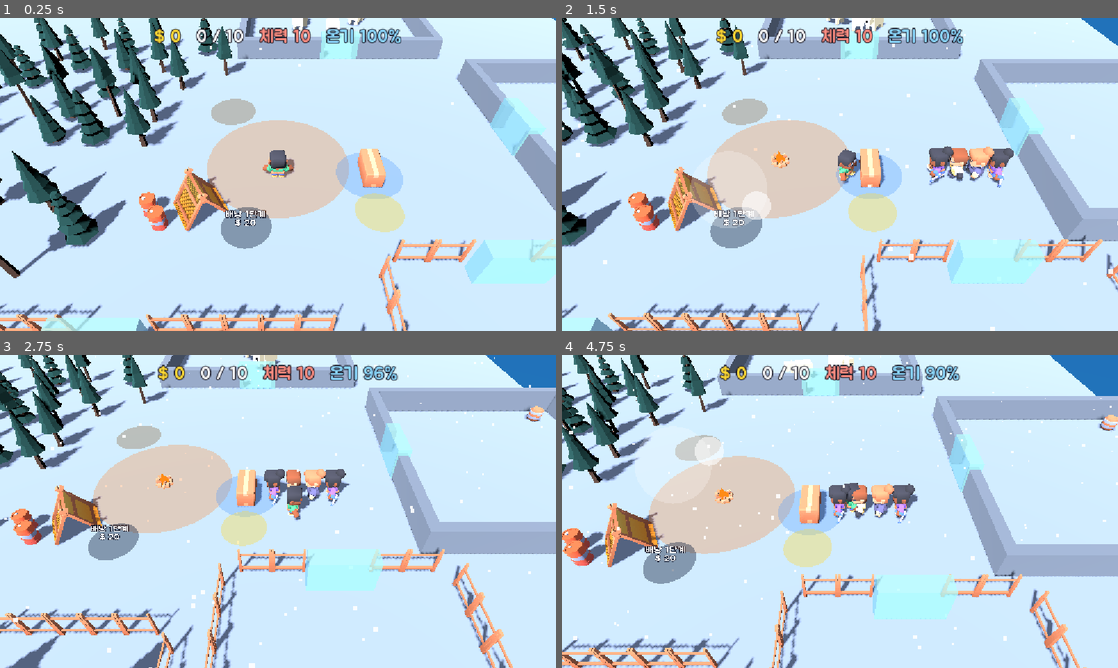
Above: before the commit, frames 1-4 (two rows, left to right).
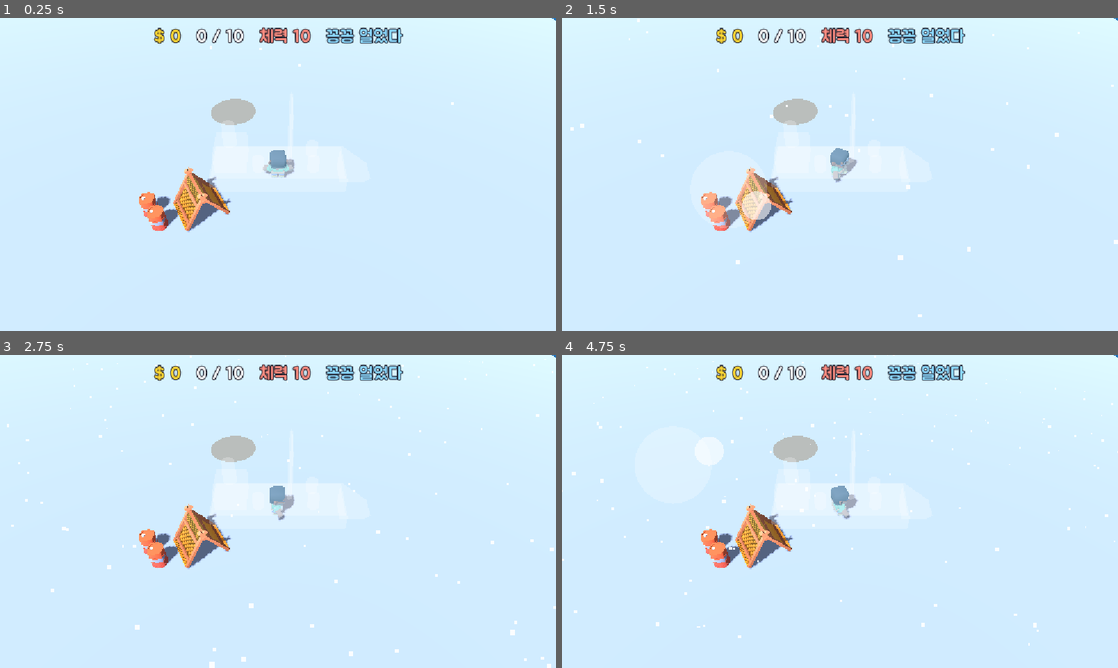
Above: after the commit, the same moments.

Repository: kimpro4214/FrostCamp
Game: Godot game, scene res://frost_camp/scenes/main.tscn
Same seed, same stepped clock (60 frames per second), same inputs: the game is played once before the commit and once after it.
Inputs (mouse positions are in pixels of both pictures, inside the frame that each line leads up to):
- Up to frame 1 (0.25 s): no input
- Up to frame 2 (1.5 s): move the mouse to (962, 158) at 0.52 s; hold D 0.53-1.25 s; click (962, 158) at 0.67 s; drag from (728, 190) to (812, 237) at 1.27 s
- Up to frame 3 (2.75 s): move the mouse to (333, 442) at 2.02 s; hold D from 2.03 s (still down)
- Up to frame 4 (4.75 s): release D at 2.75 s; drag from (812, 574) to (673, 464) at 2.77 s; move the mouse to (1006, 558) at 3.52 s; hold A 3.53-4.25 s; drag from (673, 464) to (756, 433) at 4.27 s

The runs differ from the first frame. In frame 1, 32% of the frame differs, in the area x 0-100%, y 0-100%; in frame 2, 35%; in frame 3, 36%; in frame 4, 36%.
Error after the commit: Invalid access to property or key 'meat_pile' on a base object of type 'Dictionary'. (res://frost_camp/sim/frost_sim.gd:81)

Commit message:
feat: 프로스트 캠프 사냥꾼과 고기 적치장 규칙 추가(운반꾼은 두 적치장을 오감)

Diff:
--- a/frost_camp/sim/frost_sim.gd
+++ b/frost_camp/sim/frost_sim.gd
@@ -41,6 +41,10 @@
 ## 기지 시설들의 체력(판매대, 적치장). 판매대는 stall.structure로도 닿는다.
 var structures: Array[Structure] = []
 var woodpile_structure: Structure
+## 사냥꾼이 쌓아 두고 운반꾼·플레이어가 가져가는 고기 적치장. 서식지를 열어야 쓴다.
+var meat_pile := 0
+var meat_pile_pos: Vector2
+var meat_pile_structure: Structure
 var worker_spawn: Vector2
 ## 쇄빙선이 정박한 곳(연출용)
 var ship_pos: Vector2
@@ -63,8 +67,9 @@
 ## 곰 늘리기 구매로 서식지에 더 나올 곰 자리. 앞에서부터 쓴다.
 var extra_bear_spots: Array[Vector2] = []
 var _bear_area: Rect2
-var _fighting_bear := -1
-var _fighting_raider := -1
+## 이번 프레임에 누군가와 싸운 곰들(번호 → true). 싸우는 곰은 배회하거나 걸어가지 않는다.
+var _fighting_bears := {}
+var _fighting_raiders := {}
 
 
 func _init(balance_data: Dictionary, layout: Dictionary, seed_value: int = 1) -> void:
@@ -73,6 +78,7 @@
 	player = SimAgent.new(
 		_vec(layout.player_start), int(balance.player.stack_capacity), float(balance.player.hp))
 	woodpile_pos = _vec(layout.woodpile)
+	meat_pile_pos = _vec(layout.meat_pile)
 	worker_spawn = _vec(layout.worker_spawn)
 	ship_pos = _vec(layout.ship)
 	for p in layout.trees:
@@ -110,6 +116,8 @@
 	conveyor = Conveyor.new(belt_points, balance.conveyor)
 	conveyor.structure = _add_structure("conveyor", _vec(layout.conveyor.pos), _vec(layout.conveyor.repair_pos))
 	conveyor.structure.unlock = "conveyor"
+	meat_pile_structure = _add_structure("meat_pile", meat_pile_pos, _vec(layout.meat_pile_repair))
+	meat_pile_structure.unlock = "habitat"
 	var spawns: Array[Vector2] = []
 	for p in layout.raid_spawns:
 		spawns.append(_vec(p))
@@ -204,6 +212,8 @@
 	if won:
 		return
 	time += delta
+	_fighting_bears.clear()
+	_fighting_raiders.clear()
 	for tree in trees:
 		tree.tick(delta)
 	for stall in stalls:
@@ -211,13 +221,10 @@
 			stall.tick(delta)
 	_tick_conveyor(delta)
 	_tick_unload(player, delta)
-	_tick_pile_take(player, delta)
+	_tick_pile_take(player, delta, "log")
+	_tick_pile_take(player, delta, "meat")
 	_tick_chop(player, delta, stats.axe_damage)
 	_tick_fight(player, delta)
-	for i in bears.size():
-		bears[i].tick(delta, i == _fighting_bear, rng)
-	_tick_raid(delta)
-	_tick_towers(delta)
 	_tick_collect_cash(player)
 	_tick_purchase(player, delta)
 	_tick_cold(player, delta, stats.cold_drain)
@@ -227,12 +234,20 @@
 		match worker.role:
 			"lumberjack":
 				_tick_chop(worker, delta, worker.damage)
-				_tick_pile_drop(worker, delta)
+				_tick_pile_drop(worker, delta, "log")
+			"hunter":
+				_tick_fight(worker, delta)
+				_tick_pile_drop(worker, delta, "meat")
 			"porter":
-				_tick_pile_take(worker, delta)
+				_tick_pile_take(worker, delta, worker.carry_item)
 				_tick_unload(worker, delta)
 			"cashier":
 				_tick_collect_cash(worker)
+	# 싸우는 곰은 이번 프레임에 싸운 모든 사람(플레이어, 사냥꾼)을 본 뒤에 움직인다.
+	for i in bears.size():
+		bears[i].tick(delta, _fighting_bears.has(i), rng)
+	_tick_raid(delta)
+	_tick_towers(delta)
 
 
 func _tick_unload(agent: SimAgent, delta: float) -> void:
@@ -265,37 +280,62 @@
 		tree_felled.emit(index, agent)
 
 
-## 적치장 근처에서 원목을 하나씩 내려놓는다(벌목꾼).
-func _tick_pile_drop(agent: SimAgent, delta: float) -> void:
-	if woodpile_structure.is_broken() or agent.pos.distance_to(woodpile_pos) > float(balance.interact.pile_radius) or not agent.stack.items.has("log"):
+## 적치장 개수. item은 "log"(원목 적치장) 또는 "meat"(고기 적치장).
+func pile_count(item: String) -> int:
+	return woodpile if item == "log" else meat_pile
+
+
+func pile_pos(item: String) -> Vector2:
+	return woodpile_pos if item == "log" else meat_pile_pos
+
+
+func pile_structure(item: String) -> Structure:
+	return woodpile_structure if item == "log" else meat_pile_structure
+
+
+## 쓸 수 있는 적치장인가(부서지지 않았고 열려 있다).
+func is_pile_open(item: String) -> bool:
+	var structure := pile_structure(item)
+	return not structure.is_broken() and (structure.unlock == "" or unlocked.has(structure.unlock))
+
+
+func _change_pile(item: String, amount: int) -> void:
+	if item == "log":
+		woodpile += amount
+	else:
+		meat_pile += amount
+
+
+## 적치장 근처에서 그 품목을 하나씩 내려놓는다(벌목꾼은 원목, 사냥꾼은 고기).
+func _tick_pile_drop(agent: SimAgent, delta: float, item: String) -> void:
+	if not is_pile_open(item) or agent.pos.distance_to(pile_pos(item)) > float(balance.interact.pile_radius) or not agent.stack.items.has(item):
 		agent.unload_timer = 0.0
 		return
 	agent.unload_timer += delta
 	if agent.unload_timer >= float(balance.stall.unload_interval):
 		agent.unload_timer = 0.0
-		agent.stack.take("log")
-		woodpile += 1
-
-
-## 적치장 근처에서 원목을 하나씩 집어 든다(운반꾼, 플레이어).
-func _tick_pile_take(agent: SimAgent, delta: float) -> void:
-	if woodpile_structure.is_broken() or agent.pos.distance_to(woodpile_pos) > float(balance.interact.pile_radius) or woodpile == 0 or agent.stack.free_space() == 0:
-		agent.pickup_timer = 0.0
+		agent.stack.take(item)
+		_change_pile(item, 1)
+
+
+## 적치장 근처에서 그 품목을 하나씩 집어 든다(운반꾼, 플레이어).
+func _tick_pile_take(agent: SimAgent, delta: float, item: String) -> void:
+	if not is_pile_open(item) or agent.pos.distance_to(pile_pos(item)) > float(balance.interact.pile_radius) or pile_count(item) == 0 or agent.stack.free_space() == 0:
+		if agent.pos.distance_to(pile_pos(item)) <= float(balance.interact.pile_radius):
+			agent.pickup_timer = 0.0
 		return
 	agent.pickup_timer += delta
 	if agent.pickup_timer >= float(balance.stall.unload_interval):
 		agent.pickup_timer = 0.0
-		woodpile -= 1
-		agent.stack.push("log")
-
-
-## 곰(서식지 곰이나 습격 곰) 근처에 가면 가까운 쪽과 자동으로 싸운다.
+		_change_pile(item, -1)
+		agent.stack.push(item)
+
+
+## 곰(서식지 곰이나 습격 곰) 근처에 가면 가까운 쪽과 자동으로 싸운다. 플레이어와 사냥꾼이 같은 규칙을 쓴다.
 ## 곰도 반격하고, 체력이 0이 되면 잠시 멍해진다(죽지 않는다).
-## 서식지 곰은 고기를 담을 자리가 있어야 싸우지만, 습격 곰은 자리가 없어도 막는다(현상금은 돈으로 받는다).
+## 서식지 곰은 고기를 담을 자리가 있어야 싸우지만, 습격 곰은 자리가 없어도 막는다.
 func _tick_fight(agent: SimAgent, delta: float) -> void:
 	var config: Dictionary = balance.bear
-	_fighting_bear = -1
-	_fighting_raider = -1
 	if agent.dazed_left > 0.0:
 		agent.dazed_left -= delta
 		if agent.dazed_left <= 0.0:
@@ -316,8 +356,11 @@
 		agent.hp = minf(agent.hp + float(balance.player.hp_regen) * delta, agent.max_hp)
 		return
 	var enemy = raid.bears[raider_index] if raider_index != -1 else bears[bear_index]
-	_fighting_bear = bear_index
-	_fighting_raider = raider_index
+	if raider_index != -1:
+		_fighting_raiders[raider_index] = true
+	else:
+		_fighting_bears[bear_index] = true
+	var damage: int = agent.damage if agent is Worker else stats.harpoon_damage
 	agent.attack_timer += delta
 	if agent.attack_timer >= float(balance.player.harpoon_interval):
 		agent.attack_timer = 0.0
@@ -325,17 +368,17 @@
 			raider_hit.emit(raider_index, agent)
 		else:
 			bear_hit.emit(bear_index, agent)
-		if enemy.take_hit(stats.harpoon_damage):
+		if enemy.take_hit(damage):
 			bears_killed += 1
 			if raider_index != -1:
+				_fighting_raiders.erase(raider_index)
 				_reward_raider_kill(agent)
 				raider_killed.emit(raider_index, agent)
 			else:
+				_fighting_bears.erase(bear_index)
 				for i in int(config.meat_dropped):
 					agent.stack.push("meat")
 				bear_killed.emit(bear_index, agent)
-			_fighting_bear = -1
-			_fighting_raider = -1
 			return
 	enemy.attack_timer += delta
 	if enemy.attack_timer >= float(config.attack_interval):
@@ -370,7 +413,7 @@
 	var config: Dictionary = balance.raid
 	for i in raid.bears.size():
 		var bear := raid.bears[i]
-		if not bear.is_alive() or i == _fighting_raider:
+		if not bear.is_alive() or _fighting_raiders.has(i):
 			continue
 		if bear.target == -1 or not is_structure_standing(bear.target):
 			bear.target = _nearest_standing_structure(bear.pos)
--- a/frost_camp/sim/worker.gd
+++ b/frost_camp/sim/worker.gd
@@ -1,6 +1,6 @@
 class_name Worker
 extends SimAgent
-## 고용한 일꾼. 역할(lumberjack, porter, cashier)에 따라 worker_brain이 목표를 정한다.
+## 고용한 일꾼. 역할(lumberjack, hunter, porter, cashier)에 따라 worker_brain이 목표를 정한다.
 ## 플레이어처럼 위치는 바깥이 옮기고, 근접 규칙은 sim이 판정한다.
 
 var role: String
@@ -12,10 +12,12 @@
 var delivering := false
 ## 전담 판매대 번호(계산원). -1이면 돈이 가장 많이 쌓인 판매대를 돌아다닌다.
 var stall := -1
+## 운반꾼이 이번에 나르는 품목("log" 또는 "meat")
+var carry_item := "log"
 
 
 func _init(worker_role: String, start_pos: Vector2, config: Dictionary) -> void:
-	super(start_pos, int(config.get("capacity", 0)), 1.0)
+	super(start_pos, int(config.get("capacity", 0)), float(config.get("hp", 1.0)))
 	role = worker_role
 	speed = float(config.speed)
 	damage = int(config.get("damage", 0))
--- a/frost_camp/sim/worker_brain.gd
+++ b/frost_camp/sim/worker_brain.gd
@@ -2,7 +2,7 @@
 extends RefCounted
 ## 일꾼의 다음 목표를 정한다. 게임(길찾기)과 봇(직선 이동)이 같은 목표를 따라간다.
 
-const STOP := {"tree": 1.0, "pile": 0.8, "stall": 1.0, "cash": 0.4, "idle": 0.3}
+const STOP := {"tree": 1.0, "bear": 1.0, "pile": 0.8, "stall": 1.0, "cash": 0.4, "idle": 0.3}
 
 
 static func choose(sim: FrostSim, worker: Worker) -> Dictionary:
@@ -11,6 +11,8 @@
 			return _lumberjack(sim, worker)
 		"porter":
 			return _porter(sim, worker)
+		"hunter":
+			return _hunter(sim, worker)
 		"cashier":
 			return _cashier(sim, worker)
 	return _go("idle", worker.pos)
@@ -37,18 +39,59 @@
 	return _go("idle", sim.woodpile_pos)
 
 
-## 적치장에서 원목을 채워 원목 판매대에 내려놓는다.
+## 원목·고기 적치장 중 더 많이 쌓인 쪽에서 채워, 그 품목의 일하는 판매대에 내려놓는다.
 static func _porter(sim: FrostSim, worker: Worker) -> Dictionary:
 	var stack := worker.stack
 	if stack.items.is_empty():
 		worker.delivering = false
-	elif stack.free_space() == 0 or sim.woodpile == 0:
+		worker.carry_item = _fullest_pile(sim)
+	elif stack.free_space() == 0 or sim.pile_count(worker.carry_item) == 0:
 		worker.delivering = true
 	if worker.delivering:
 		for stall in sim.stalls:
-			if stall.item == "log" and sim.is_stall_open(stall):
+			if stall.item == worker.carry_item and sim.is_stall_working(stall):
 				return _go("stall", stall.pos)
-	return _go("pile", sim.woodpile_pos)
+	return _go("pile", sim.pile_pos(worker.carry_item))
+
+
+## 쌓인 게 있고 받을 판매대가 있는 적치장 중 더 많이 쌓인 품목. 둘 다 비었으면 원목.
+static func _fullest_pile(sim: FrostSim) -> String:
+	var best := "log"
+	var best_count := -1
+	for item in ["log", "meat"]:
+		if not sim.is_pile_open(item) or not _has_working_stall(sim, item):
+			continue
+		if sim.pile_count(item) > best_count:
+			best = item
+			best_count = sim.pile_count(item)
+	return best
+
+
+static func _has_working_stall(sim: FrostSim, item: String) -> bool:
+	for stall in sim.stalls:
+		if stall.item == item and sim.is_stall_working(stall):
+			return true
+	return false
+
+
+## 가장 가까운 살아 있는 서식지 곰을 잡으러 간다. 고기를 더 담을 수 없으면 고기 적치장에 쌓는다.
+static func _hunter(sim: FrostSim, worker: Worker) -> Dictionary:
+	var stack := worker.stack
+	if stack.items.is_empty():
+		worker.delivering = false
+	elif stack.free_space() < int(sim.balance.bear.meat_dropped):
+		worker.delivering = true
+	if worker.delivering:
+		return _go("pile", sim.meat_pile_pos)
+	var best: HarvestBear = null
+	for bear in sim.bears:
+		if bear.is_alive() and (best == null or worker.pos.distance_to(bear.pos) < worker.pos.distance_to(best.pos)):
+			best = bear
+	if best:
+		return _go("bear", best.pos)
+	if not stack.items.is_empty():
+		worker.delivering = true
+	return _go("pile", sim.meat_pile_pos)
 
 
 ## 전담 판매대가 있으면 그 돈 더미 자리에 서 있고, 없으면 돈이 가장 많이 쌓인 판매대로 간다.
--- a/frost_camp/tests/fixtures.gd
+++ b/frost_camp/tests/fixtures.gd
@@ -21,6 +21,7 @@
 		"structures": {
 			"stall": {"hp": 10, "repair_cost": 20},
 			"woodpile": {"hp": 10, "repair_cost": 20},
+			"meat_pile": {"hp": 10, "repair_cost": 20},
 			"tower": {"hp": 10, "repair_cost": 20},
 			"conveyor": {"hp": 10, "repair_cost": 20},
 		},
@@ -35,6 +36,7 @@
 			"lumberjack": {"speed": 4.0, "capacity": 4, "damage": 1},
 			"porter": {"speed": 4.0, "capacity": 4},
 			"cashier": {"speed": 4.0},
+			"hunter": {"speed": 4.0, "capacity": 4, "damage": 2, "hp": 10},
 		},
 		"cold": {
 			"max": 30,
@@ -91,6 +93,8 @@
 		"worker_spawn": [0, -2],
 		"woodpile": [-6, 0],
 		"woodpile_repair": [-6, -3],
+		"meat_pile": [0, -15],
+		"meat_pile_repair": [3, -15],
 		"ship": [30, 0],
 		"heat": {"campfire": [0, 0], "stove": [0, -10]},
 		"trees": [[-10, 0]],
--- /dev/null
+++ b/frost_camp/tests/test_hunter.gd
@@ -0,0 +1,59 @@
+extends "res://frost_camp/tests/test_case.gd"
+
+const Fixtures := preload("res://frost_camp/tests/fixtures.gd")
+
+const MEAT_STALL := 1
+
+
+func _make_sim() -> FrostSim:
+	var sim := FrostSim.new(Fixtures.balance(), Fixtures.layout())
+	sim._apply_effect({"unlock": "habitat"})
+	sim._apply_effect({"unlock": "meat_stall"})
+	return sim
+
+
+func test_hunter_hunts_bears_into_meat_pile() -> void:
+	var sim := _make_sim()
+	sim._apply_effect({"hire": "hunter"})
+	check_eq(sim.workers[0].max_hp, 10.0, "사냥꾼은 체력이 있다")
+	Fixtures.run_with_workers(sim, 40.0)
+	check(sim.bears_killed >= 2, "서식지 곰을 잡는다 (%d)" % sim.bears_killed)
+	check(sim.meat_pile >= 2, "고기를 고기 적치장에 쌓는다 (%d)" % sim.meat_pile)
+	check(sim.player.stack.items.is_empty(), "플레이어는 아무것도 하지 않았다")
+
+
+func test_porter_carries_meat_to_meat_stall() -> void:
+	var sim := _make_sim()
+	sim.meat_pile = 4
+	sim._apply_effect({"hire": "porter"})
+	Fixtures.run_with_workers(sim, 20.0)
+	check_eq(sim.meat_pile, 0, "운반꾼이 고기 적치장을 비운다")
+	var stall := sim.stalls[MEAT_STALL]
+	check_eq(stall.stock + stall.served, 4, "고기 4개가 고기 판매대로 간다")
+
+
+func test_porter_picks_fuller_pile() -> void:
+	var sim := _make_sim()
+	sim.woodpile = 2
+	sim.meat_pile = 6
+	var porter := Worker.new("porter", Vector2.ZERO, Fixtures.balance().workers.porter)
+	sim.workers.append(porter)
+	var target := WorkerBrain.choose(sim, porter)
+	check_eq(porter.carry_item, "meat", "더 많이 쌓인 고기를 나르러 간다")
+	check_eq(target.pos, sim.meat_pile_pos, "고기 적치장으로 간다")
+
+
+func test_player_takes_from_meat_pile() -> void:
+	var sim := _make_sim()
+	sim.meat_pile = 3
+	sim.player.pos = sim.meat_pile_pos
+	Fixtures.run(sim, 1.0)
+	check_eq(sim.player.stack.items.count("meat"), 3, "플레이어도 고기 적치장에서 집는다")
+
+
+func test_meat_pile_closed_before_habitat() -> void:
+	var sim := FrostSim.new(Fixtures.balance(), Fixtures.layout())
+	sim.meat_pile = 3
+	sim.player.pos = sim.meat_pile_pos
+	Fixtures.run(sim, 1.0)
+	check_eq(sim.meat_pile, 3, "서식지를 열기 전에는 쓸 수 없다")
Not shown, added: frost_camp/tests/test_hunter.gd.uid
